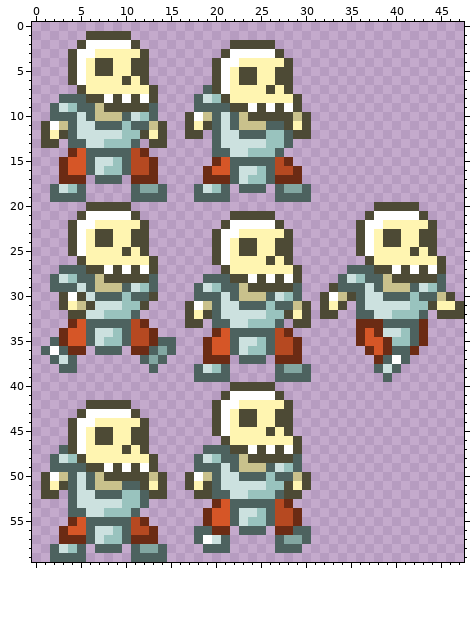
Edited in one commit: pixel-art sprite (media/dokuro.png). The picture above is the old version.
The file is 48x60 pixels.
New version:
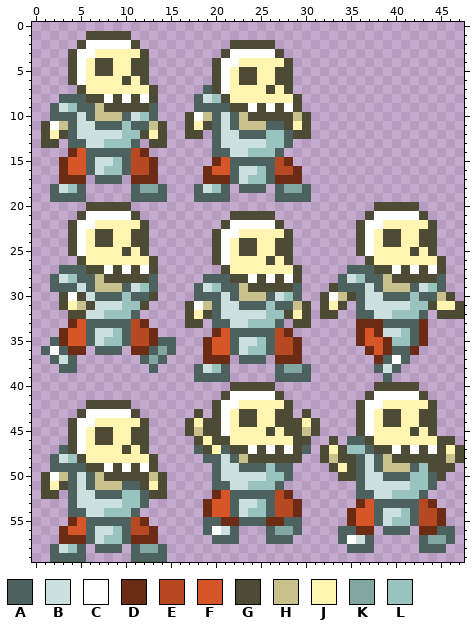
Palette (. is transparent): A #4d625f  B #cce1df  C #ffffff  D #6b2b14  E #b64921  F #d65627  G #4d4a35  H #c9c18c  J #fff5b1  K #82a6a1  L #99c3be
Change:
{"y":40,"x":38,"old":".....","new":"GGGGG"}
{"y":41,"x":37,"old":".......","new":"GCCCCCG"}
{"y":42,"x":36,"old":".........","new":"GCCJJJJJG"}
{"y":43,"x":18,"old":".","new":"G"}
{"y":43,"x":30,"old":".","new":"G"}
{"y":43,"x":36,"old":".........","new":"GCJGGJJGG"}
{"y":44,"x":17,"old":"...","new":"GJG"}
{"y":44,"x":29,"old":"...","new":"GJG"}
{"y":44,"x":36,"old":".........","new":"GCJGGJJGG"}
{"y":45,"x":17,"old":"...","new":"GHG"}
{"y":45,"x":29,"old":"...","new":"GHG"}
{"y":45,"x":36,"old":".........","new":"GCJJJJGJG"}
{"y":46,"x":18,"old":"...","new":"GJG"}
{"y":46,"x":30,"old":".","new":"G"}
{"y":46,"x":33,"old":".","new":"G"}
{"y":46,"x":35,"old":"............","new":"AAGJJJJJJJGG"}
{"y":47,"x":18,"old":".AA","new":"AGJ"}
{"y":47,"x":30,"old":".","new":"A"}
{"y":47,"x":32,"old":"................","new":"GJGLLAGGCGCGCGJG"}
{"y":48,"x":18,"old":"ABLA","new":".AAB"}
{"y":48,"x":29,"old":"A","new":"G"}
{"y":48,"x":32,"old":"................","new":"GHGGABAHGGGGGGHG"}
{"y":49,"x":18,"old":"AA","new":".."}
{"y":49,"x":22,"old":"AHHHABLA","new":"BAAALAA."}
{"y":49,"x":33,"old":"..............","new":"GJGABAHHHALGGG"}
{"y":50,"x":17,"old":"GCH","new":"..."}
{"y":50,"x":23,"old":"AAA","new":"BBB"}
{"y":50,"x":27,"old":"A","new":"L"}
{"y":50,"x":29,"old":"HG","new":".."}
{"y":50,"x":34,"old":"............","new":"GGABBAAALLAG"}
{"y":51,"x":17,"old":"GJG","new":"..."}
{"y":51,"x":21,"old":"B","new":"A"}
{"y":51,"x":24,"old":"BB","new":"LL"}
{"y":51,"x":27,"old":"LGJG","new":"A..."}
{"y":51,"x":36,"old":".........","new":"ABBBBBLLA"}
{"y":52,"x":18,"old":"GGAABBLLLAGG","new":"..DFAAAAAED."}
{"y":52,"x":36,"old":"........","new":"AABBLLLA"}
{"y":53,"x":19,"old":".D","new":"DF"}
{"y":53,"x":23,"old":"AAA","new":"BBL"}
{"y":53,"x":28,"old":"D.","new":"ED"}
{"y":53,"x":36,"old":".........","new":"DFAAAAAED"}
{"y":54,"x":24,"old":"B","new":"L"}
{"y":54,"x":35,"old":"...........","new":"DFFABBLAEED"}
{"y":55,"x":19,"old":"DFFABLLAEED","new":"AADDAAADDAA"}
{"y":55,"x":35,"old":"...........","new":"DFFABLLAEED"}
{"y":56,"x":18,"old":"A","new":"."}
{"y":56,"x":20,"old":"DD.AAA.DD","new":"CBA...AKK"}
{"y":56,"x":30,"old":"A","new":"."}
{"y":56,"x":34,"old":"....","new":"AADD"}
{"y":56,"x":39,"old":"...","new":"AAA"}
{"y":56,"x":43,"old":"....","new":"DDAA"}
{"y":57,"x":18,"old":"ACB","new":"..A"}
{"y":57,"x":22,"old":".","new":"A"}
{"y":57,"x":26,"old":".","new":"A"}
{"y":57,"x":28,"old":"KKA","new":"A.."}
{"y":57,"x":34,"old":"....","new":"ACBA"}
{"y":57,"x":43,"old":"....","new":"AKKA"}
{"y":58,"x":19,"old":"AAA","new":"..."}
{"y":58,"x":27,"old":"AAA","new":"..."}
{"y":58,"x":35,"old":"...","new":"AAA"}
{"y":58,"x":43,"old":"...","new":"AAA"}
